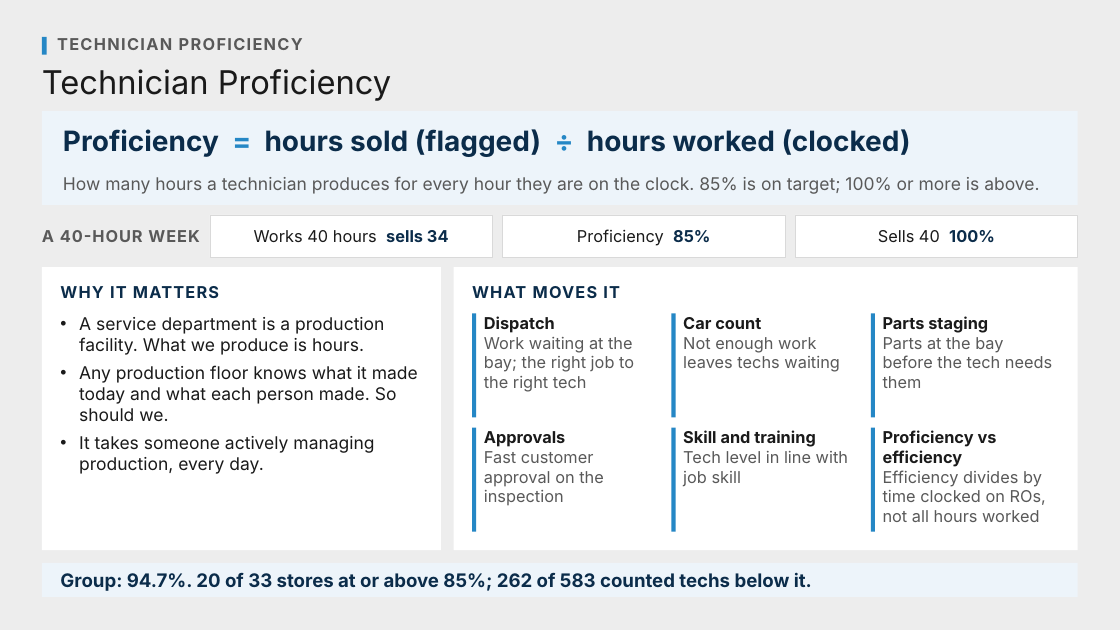
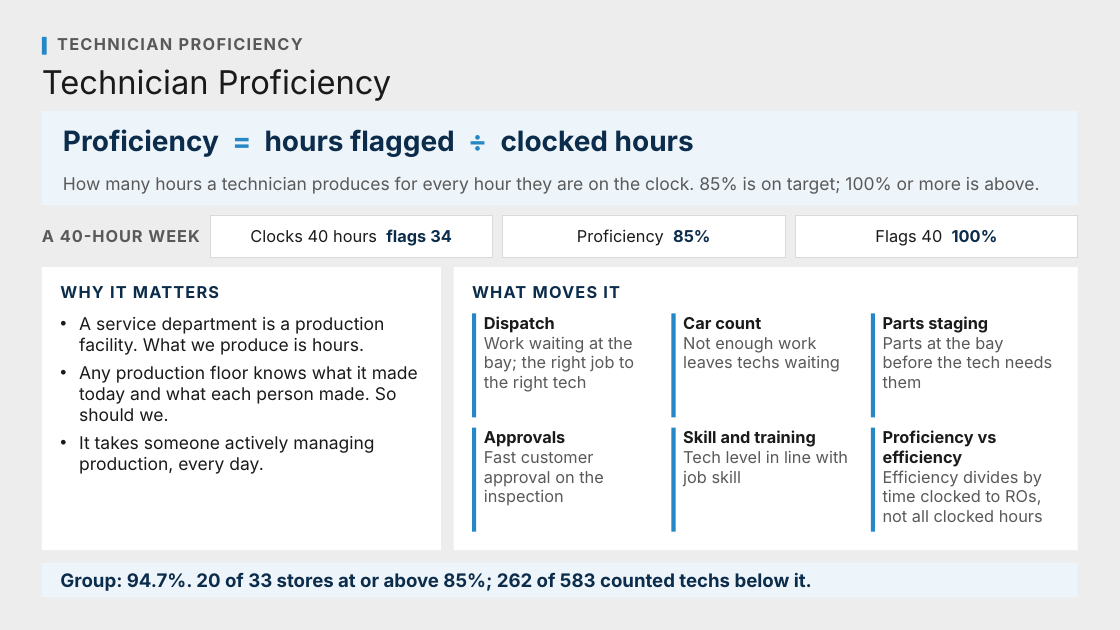
Before and after one commit to Ndresner/Noah, a slide deck: slide 11 of day2-deck/decks/Metric Explainers - Review.pptx. Drawn at 1120x630 pixels with LibreOffice and Linux fonts; fonts in the diff are those of the drawing. Boxes give left, top, right and bottom in pixels: in the first picture for what was removed or moved away, otherwise in the second. Text is boxed around its words. In the diff, an @@ line names an element or a change of style, - is before the commit and + after.

```diff
--- a/day2-deck/decks/Metric Explainers - Review.pptx
+++ b/day2-deck/decks/Metric Explainers - Review.pptx
@@ text at [63,129,694,157]: text changed @@
-Proficiency = hours sold (flagged) ÷ hours worked (clocked)
+Proficiency = hours flagged ÷ clocked hours
@@ text at [250,229,452,246]: text changed @@
-Works 40 hours sells 34
+Clocks 40 hours flags 34
@@ text at [875,230,998,246]: text changed @@
-Sells 40 100%
+Flags 40 100%
@@ text at [883,470,1043,522]: text changed @@
-Efficiency divides by time clocked on ROs, not all hours worked
+Efficiency divides by time clocked to ROs, not all clocked hours
```
Also in this commit, not shown: 2 other slides changed, 38 other files.
